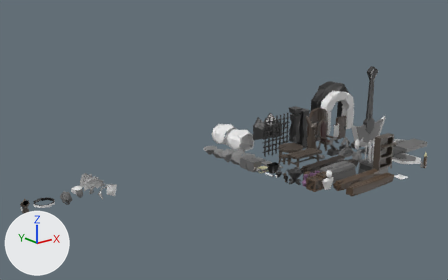
Renders of the Blender file Models/scene.blend from each side of a commit.
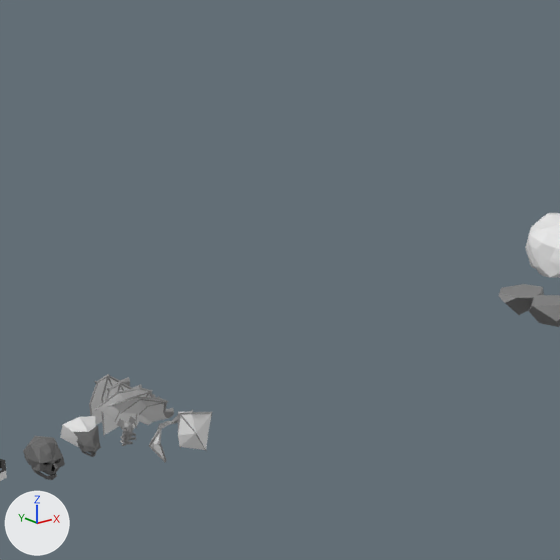
Each version appears first whole from a camera (50 mm lens) standing at (-58.3, -92.0, 40.2) and looking at (10.5, -6.0, 5.8), and next in a close-up on the part from 12% to 50% of the width and 21% to 82% of the height. Every picture has the same lights, and +X, +Y and +Z are marked at lower left.

In view in the first close-up: 'Cave', 'Enemy_Bat_Extended', 'Enemy_Bat_Flap_Start', 'Enemy_Bat_Hug', 'Enemy_Bat_Wing', 'Enemy_Skull_Fire', 'Enemy_Skull_Old_0', 'Stone_01_Cut', 'Stone_02_Cut'.
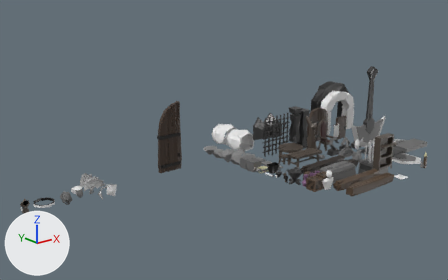
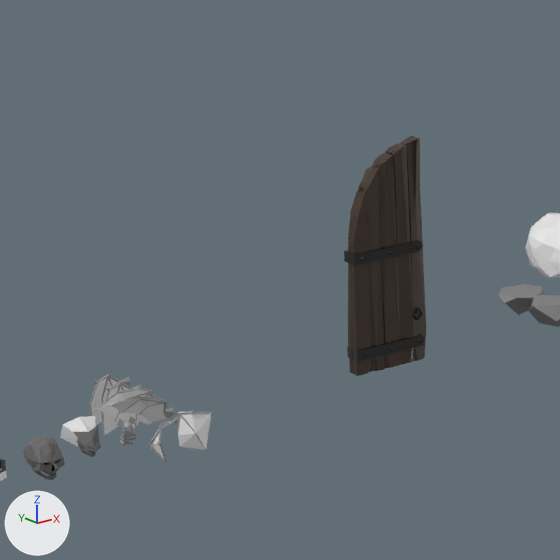
Changed parts and their boxes (x1, y1, x2, y2) in the close-ups (560 x 560 px):
'Door_Big', added
    after: (344, 136, 426, 376)

What the commit changed:
Picture 'Palette.tga.007' (img_palette_tga_007) is new.
Material 'Material.008' (mat_material_008) is new.
Its texture is img_palette_tga_007.
Its roughness is 0.4.
Mesh me_cube_066 is new.
It has 318 vertices, 604 faces and spans x 0.0..4.79, y -0.69..0.64, z 0.0..12.93.
It uses material mat_material_008 (picture img_palette_tga_007).
Object 'Door_Big' (ob_door_big) is new; it shows me_cube_066.
Its location is (0.0, 0.0, 0.0).
